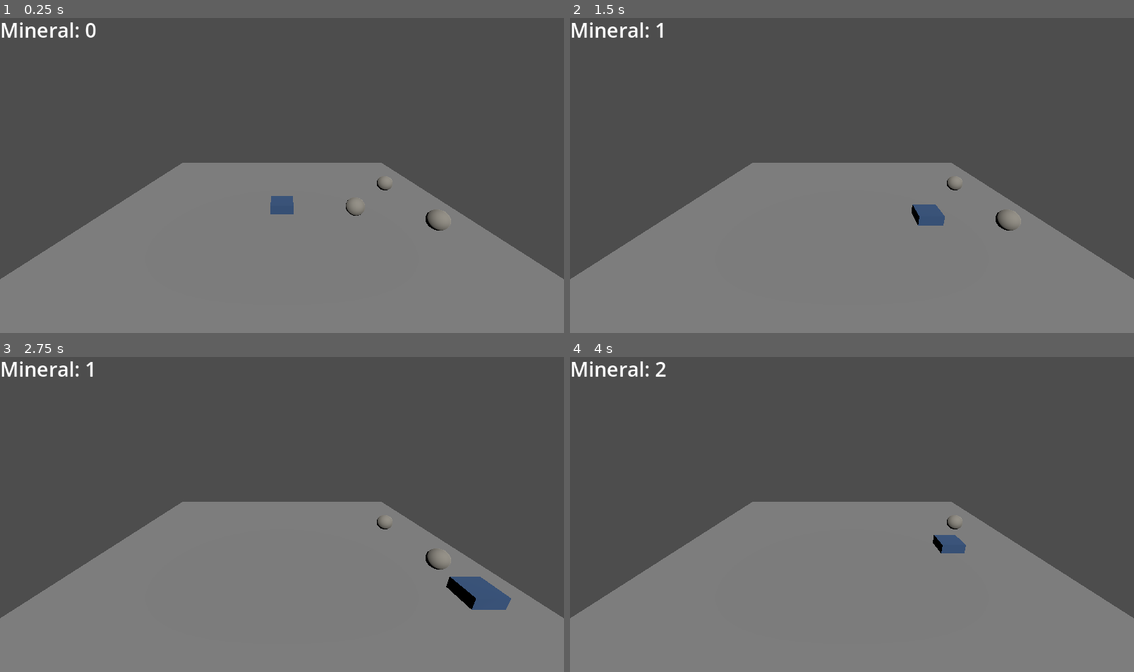
Above: before the commit, frames 1-4 (two rows, left to right).
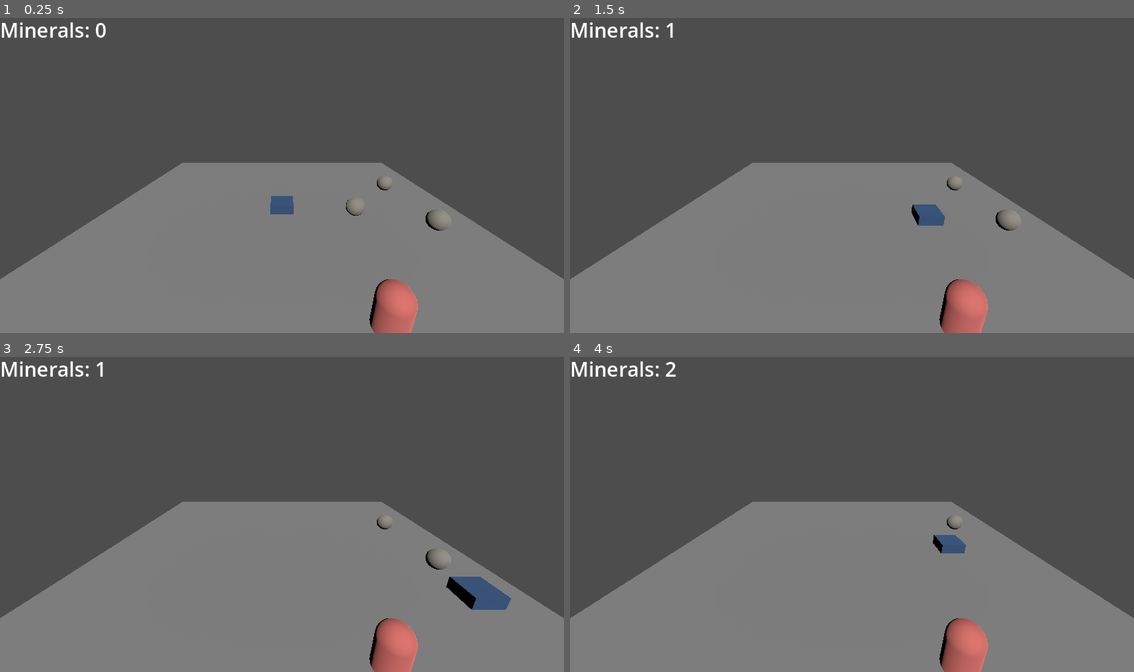
Above: after the commit, the same moments.

Repository: Emaro/rovers-journey
Game: Godot game, scene res://scenes/main.tscn
Two runs of this game, one before a commit and one after it. Both use one fixed random seed, a clock stepped at 60 frames per second and the inputs below.
Inputs:
- Up to frame 1 (0.25 s): no input
- Up to frame 2 (1.5 s): tap Enter at 0.5 s; hold D (move_right) 0.53-1.28 s; tap E (interact, bound only after the commit) at 0.6, 1.35 s; hold S (move_back) from 1.28 s (still down)
- Up to frame 3 (2.75 s): release S (move_back) at 2.03 s; hold D (move_right) from 2.03 s (still down); tap E (interact, bound only after the commit) at 2.1 s
- Up to frame 4 (4 s): release D (move_right) at 2.78 s; hold Up (move_forward) 2.78-3.53 s; tap E (interact, bound only after the commit) at 2.85, 3.6 s; hold A (move_left) from 3.53 s (still down)

The runs differ from the first frame. In frame 1, 1.3% of the frame differs, in the area x 13-75%, y 1-100%; in frame 2, 1.3%; in frame 3, 1.3%; in frame 4, 1.3%.

Commit message:
started alien

Diff:
--- a/project.godot
+++ b/project.godot
@@ -45,6 +45,11 @@
 , Object(InputEventKey,"resource_local_to_scene":false,"resource_name":"","device":-1,"window_id":0,"alt_pressed":false …(186 unchanged characters)…
 ]
 }
+interact={
+"deadzone": 0.2,
+"events": [Object(InputEventKey,"resource_local_to_scene":false,"resource_name":"","device":-1,"window_id":0,"alt_pressed":false,"shift_pressed":false,"ctrl_pressed":false,"meta_pressed":false,"pressed":false,"keycode":0,"physical_keycode":69,"key_label":0,"unicode":101,"location":0,"echo":false,"script":null)
+]
+}
 
 [rendering]
 
--- /dev/null
+++ b/scenes/alien.tscn
@@ -0,0 +1,21 @@
+[gd_scene load_steps=5 format=3 uid="uid://b38w75aqlbwan"]
+
+[ext_resource type="Script" uid="uid://5uu28t1roxn3" path="res://scripts/alien.gd" id="1_h100l"]
+
+[sub_resource type="SphereShape3D" id="SphereShape3D_decaq"]
+radius = 1.2
+
+[sub_resource type="CapsuleMesh" id="CapsuleMesh_h100l"]
+
+[sub_resource type="StandardMaterial3D" id="StandardMaterial3D_u8rjw"]
+albedo_color = Color(0.86304724, 0.44660252, 0.4209031, 1)
+
+[node name="Alien" type="Area3D"]
+script = ExtResource("1_h100l")
+
+[node name="CollisionShape3D" type="CollisionShape3D" parent="."]
+shape = SubResource("SphereShape3D_decaq")
+
+[node name="MeshInstance3D" type="MeshInstance3D" parent="."]
+mesh = SubResource("CapsuleMesh_h100l")
+surface_material_override/0 = SubResource("StandardMaterial3D_u8rjw")
--- a/scenes/main.tscn
+++ b/scenes/main.tscn
@@ -1,8 +1,9 @@
-[gd_scene load_steps=5 format=3 uid="uid://b8h0h8nkkq1yv"]
+[gd_scene load_steps=6 format=3 uid="uid://b8h0h8nkkq1yv"]
 
 [ext_resource type="PackedScene" uid="uid://11p5xm2bbg3q" path="res://scenes/rover.tscn" id="1_o5qli"]
 [ext_resource type="PackedScene" uid="uid://bgnxgqf6eg6w4" path="res://scenes/resource.tscn" id="2_0wfyh"]
 [ext_resource type="PackedScene" uid="uid://b1cq10wl1t6rd" path="res://ui/hud.tscn" id="3_sugp2"]
+[ext_resource type="PackedScene" uid="uid://b38w75aqlbwan" path="res://scenes/alien.tscn" id="4_jyhfs"]
 
 [sub_resource type="PlaneMesh" id="PlaneMesh_sgp6g"]
 
@@ -32,3 +33,6 @@
 transform = Transform3D(1, 0, 0, 0, 1, 0, 0, 0, 1, 7.564, 0.5, 1.338)
 
 [node name="HUD" parent="." instance=ExtResource("3_sugp2")]
+
+[node name="Alien" parent="." instance=ExtResource("4_jyhfs")]
+transform = Transform3D(1, 0, 0, 0, 1, 0, 0, 0, 1, 3, 0.5, 6)
--- /dev/null
+++ b/scripts/alien.gd
@@ -0,0 +1,45 @@
+extends Area3D
+
+@export var cost_amount := 3
+var rover_near := false
+
+func _ready() -> void:
+	body_entered.connect(_on_body_entered)
+	body_exited.connect(_on_body_exited)
+
+func _on_body_entered(body):
+	if body.name == "Rover":
+		rover_near = true
+
+func _on_body_exited(body):
+	if body.name == "Rover":
+		rover_near = false
+
+func _process(_delta):
+	if rover_near and Input.is_action_just_pressed("interact"):
+		_talk_to_player()
+
+func _talk_to_player():
+	var hud = get_tree().get_first_node_in_group("hud")
+	if hud == null:
+		return
+
+	var minerals = Inventory.get_count("mineral")
+
+	if minerals >= cost_amount:
+		hud.show_message("I like your rocks! Press [U] to upgrade drivetrain.")
+		# Wait for player to press U
+		if Input.is_action_just_pressed("ui_upgrade"):
+			_perform_upgrade()
+	else:
+		hud.show_message("Oh no, not enough rocks!")
+
+func _perform_upgrade():
+	Inventory.add_item("mineral", -cost_amount)
+	var rover = get_tree().get_root().find_child("Rover", true, false)
+	if rover:
+		rover.move_speed *= 1.5
+	var hud = get_tree().get_first_node_in_group("hud")
+	if hud:
+		hud.show_message("Upgrade complete! Your rover is faster now.")
+	queue_free()  # Alien disappears
--- a/scripts/hud.gd
+++ b/scripts/hud.gd
@@ -2,9 +2,10 @@
 
 @onready var mineral_label: Label = $MineralLabel
 
-func _ready() -> void:
-	Inventory.changed.connect(_refresh)
-	_refresh()
+# This will be called by the Alien when it wants to show a message
+func show_message(text: String) -> void:
+	mineral_label.text = text
 
-func _refresh() -> void:
-	mineral_label.text = "Mineral: %d" % Inventory.get_count("mineral")
+func _process(_delta: float) -> void:
+	# Keep label always showing the mineral count
+	mineral_label.text = "Minerals: %d" % Inventory.get_count("mineral")
--- a/ui/hud.tscn
+++ b/ui/hud.tscn
@@ -18,3 +18,36 @@
 offset_bottom = 23.0
 theme_override_font_sizes/font_size = 40
 text = "Mineral: 0"
+
+[node name="AlienDialog" type="PanelContainer" parent="."]
+visible = false
+custom_minimum_size = Vector2(420, 160)
+layout_mode = 1
+anchors_preset = 8
+anchor_left = 0.5
+anchor_top = 0.5
+anchor_right = 0.5
+anchor_bottom = 0.5
+offset_left = -69.5
+offset_top = -29.0
+offset_right = 69.5
+offset_bottom = 29.0
+grow_horizontal = 2
+grow_vertical = 2
+
+[node name="VBox" type="VBoxContainer" parent="AlienDialog"]
+layout_mode = 2
+
+[node name="Msg" type="Label" parent="AlienDialog/VBox"]
+layout_mode = 2
+
+[node name="Buttons" type="HBoxContainer" parent="AlienDialog/VBox"]
+layout_mode = 2
+
+[node name="UpgradeBtn" type="Button" parent="AlienDialog/VBox/Buttons"]
+layout_mode = 2
+text = "Upgrade"
+
+[node name="CancelBtn" type="Button" parent="AlienDialog/VBox/Buttons"]
+layout_mode = 2
+text = "Cancel"
Not shown, added: scripts/alien.gd.uid
